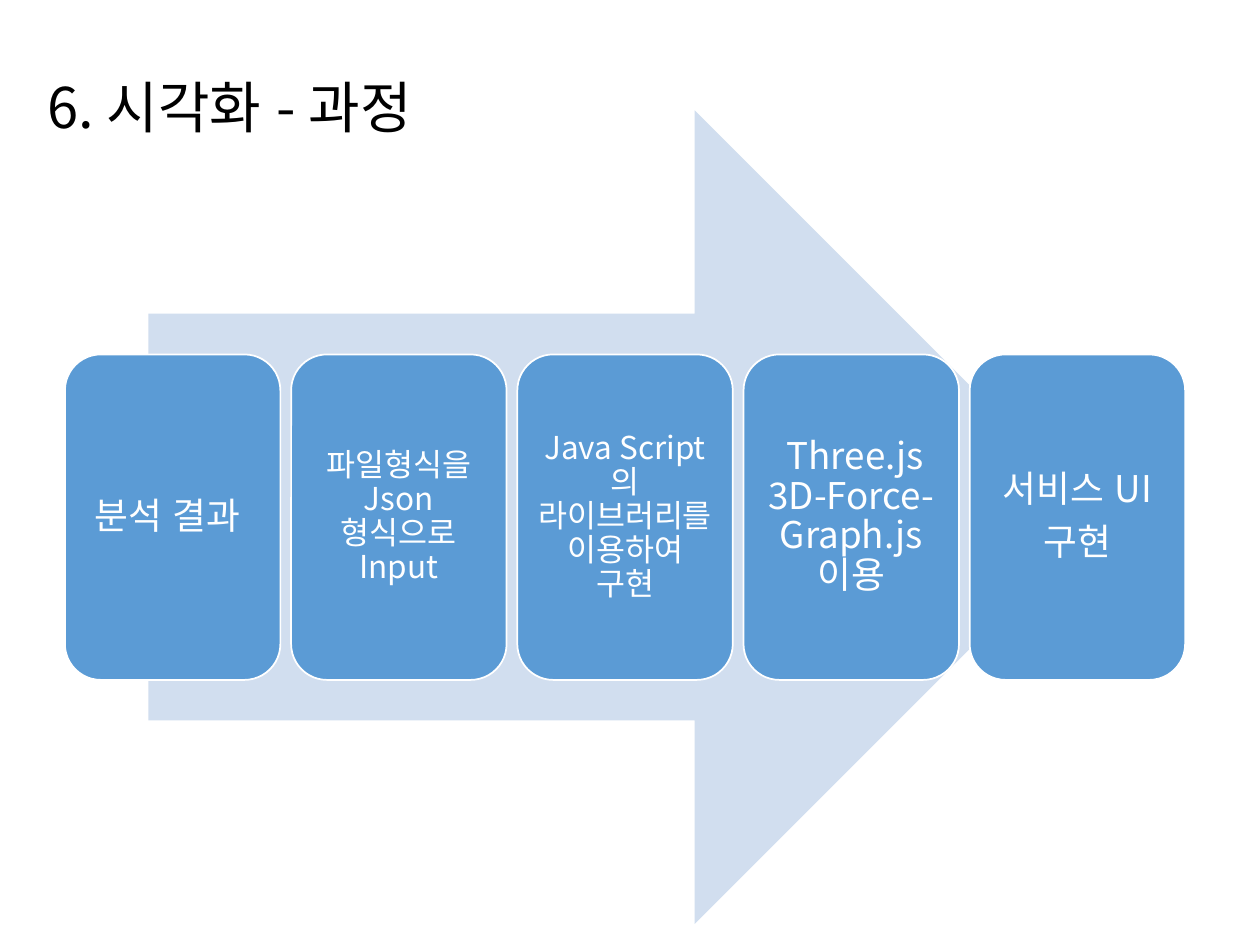
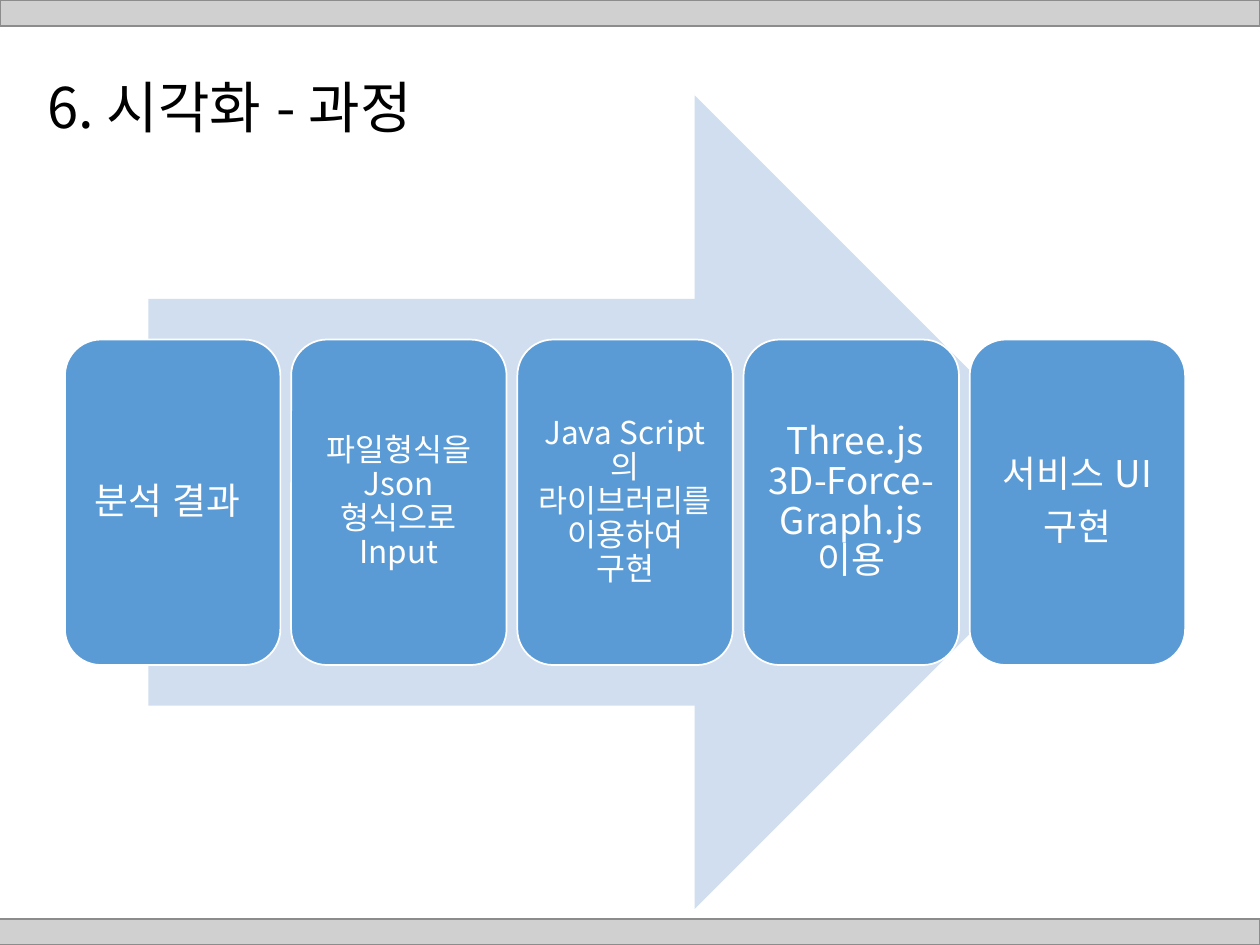
Before and after one commit to HaYongdae/issuewhatshow, a slide deck: slide 26 of doc/최종 PPT.pptx (slide 27 before the commit). Drawn at 1260x945 pixels with LibreOffice and Linux fonts; fonts in the diff are those of the drawing; grey boxes stand for pictures. Boxes give left, top, right and bottom in pixels: in the first picture for what was removed or moved away, otherwise in the second. Text is boxed around its words. In the diff, an @@ line names an element or a change of style, - is before the commit and + after.

```diff
--- a/doc/최종 PPT.pptx
+++ b/doc/최종 PPT.pptx
@@ picture added at <box>0,0,1260,26</box> @@
@@ 5 texts, 5 rounded rectangles, 1 right arrow: place and size @@
-5 texts, 5 rounded rectangles, 1 right arrow at <box>66,111,1186,925</box>
+5 texts, 5 rounded rectangles, 1 right arrow at <box>66,96,1186,910</box>
@@ picture added at <box>0,919,1260,945</box> @@
```
Also in this commit, not shown: 25 other slides changed, 1 slide added, 4 slides removed.
